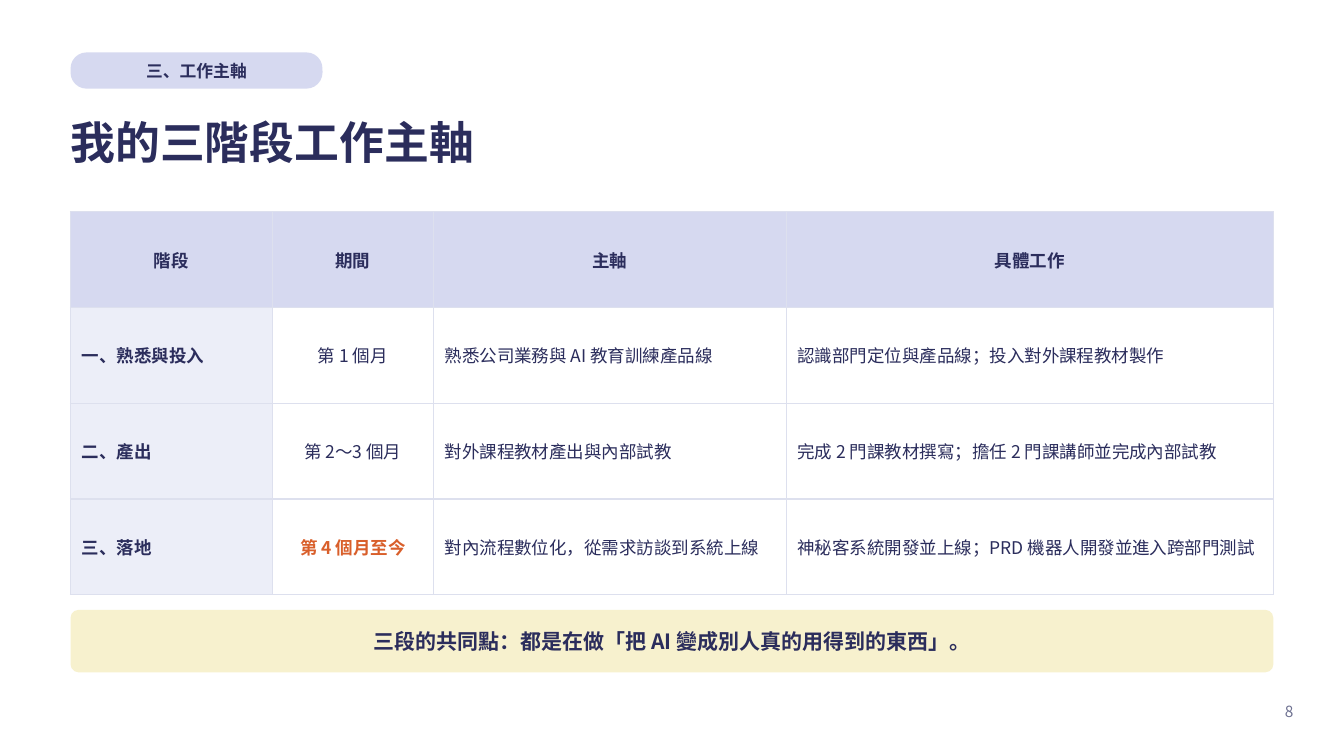
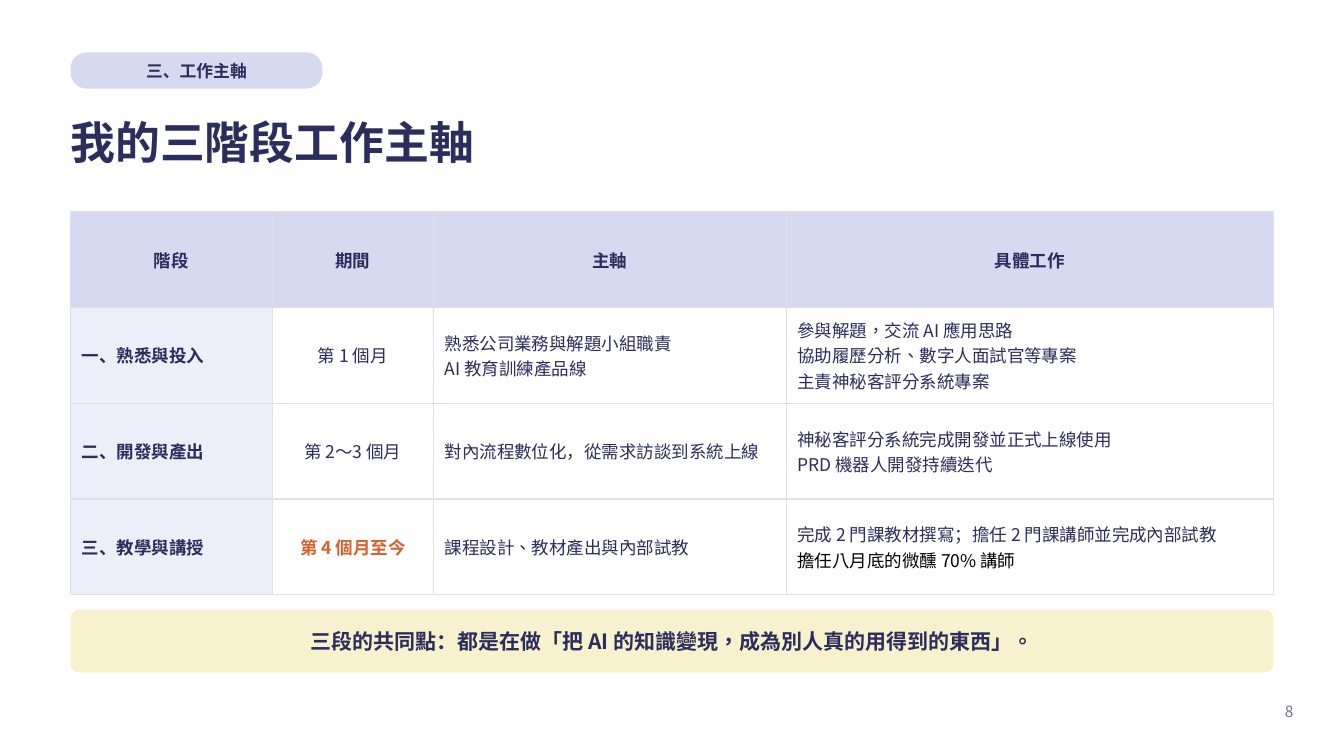
Before and after one commit to kirihuang-bit/freshman-report, a slide deck: slide 8 of 黃家朗新人報告.pptx. Drawn at 1344x756 pixels with LibreOffice and Linux fonts; fonts in the diff are those of the drawing. Boxes give left, top, right and bottom in pixels: in the first picture for what was removed or moved away, otherwise in the second. Text is boxed around its words. In the diff, an @@ line names an element or a change of style, - is before the commit and + after.

```diff
--- a/黃家朗新人報告.pptx
+++ b/黃家朗新人報告.pptx
@@ table at [71,212,1273,595] @@
-row 2, column 3: 熟悉公司業務與 AI 教育訓練產品線
+row 2, column 3: 熟悉公司業務與解題小組職責 / AI 教育訓練產品線
-row 2, column 4: 認識部門定位與產品線；投入對外課程教材製作
+row 2, column 4: 參與解題，交流 AI 應用思路 / 協助履歷分析、數字人面試官等專案 / 主責神秘客評分系統專案
-row 3: 二、產出 | 第 2～3 個月 | 對外課程教材產出與內部試教 | 完成 2 門課教材撰寫；擔任 2 門課講師並完成內部試教
+row 3: 二、開發與產出 | 第 2～3 個月 | 對內流程數位化，從需求訪談到系統上線 | 神秘客評分系統完成開發並正式上線使用 / PRD 機器人開發持續迭代
-row 4: 三、落地 | 第 4 個月至今 | 對內流程數位化，從需求訪談到系統上線 | 神秘客系統開發並上線；PRD 機器人開發並進入跨部門測試
+row 4: 三、教學與講授 | 第 4 個月至今 | 課程設計、教材產出與內部試教 | 完成 2 門課教材撰寫；擔任 2 門課講師並完成內部試教 / 擔任八月底的微醺 70% 講師
@@ text in rounded rectangle at [310,631,1033,651]: text changed @@
-三段的共同點：都是在做「把 AI 變成別人真的用得到的東西」。
+三段的共同點：都是在做「把 AI 的知識變現，成為別人真的用得到的東西」。
```
Also in this commit, not shown: 12 other slides changed, 4 slides removed, 3 other files.
